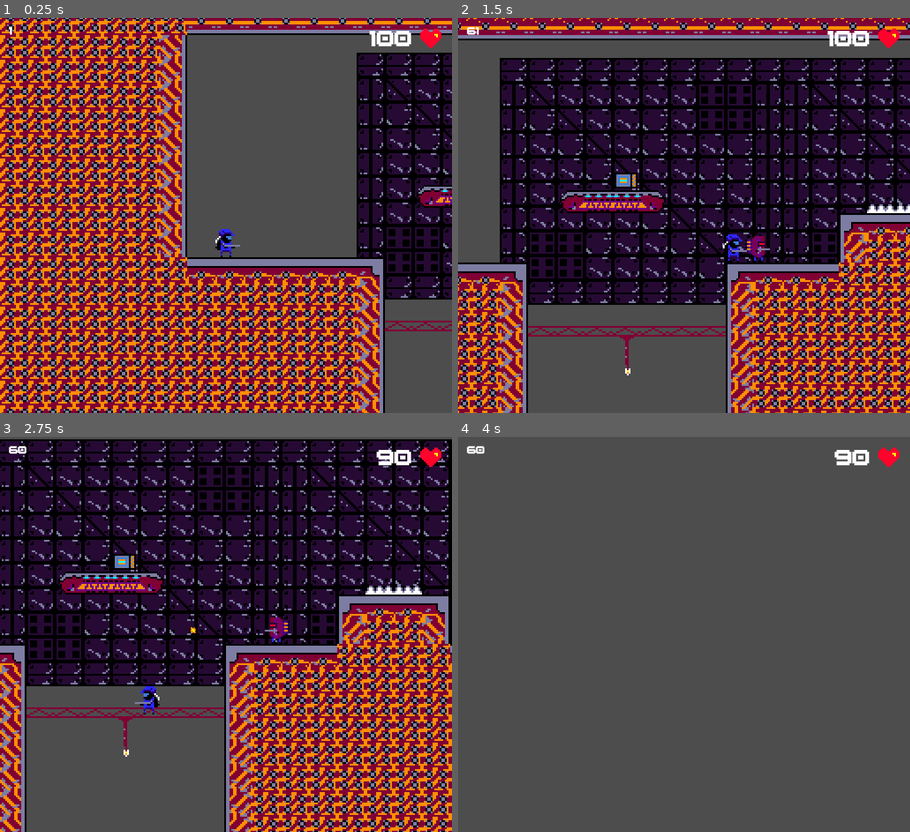
Above: before the commit, frames 1-4 (two rows, left to right).
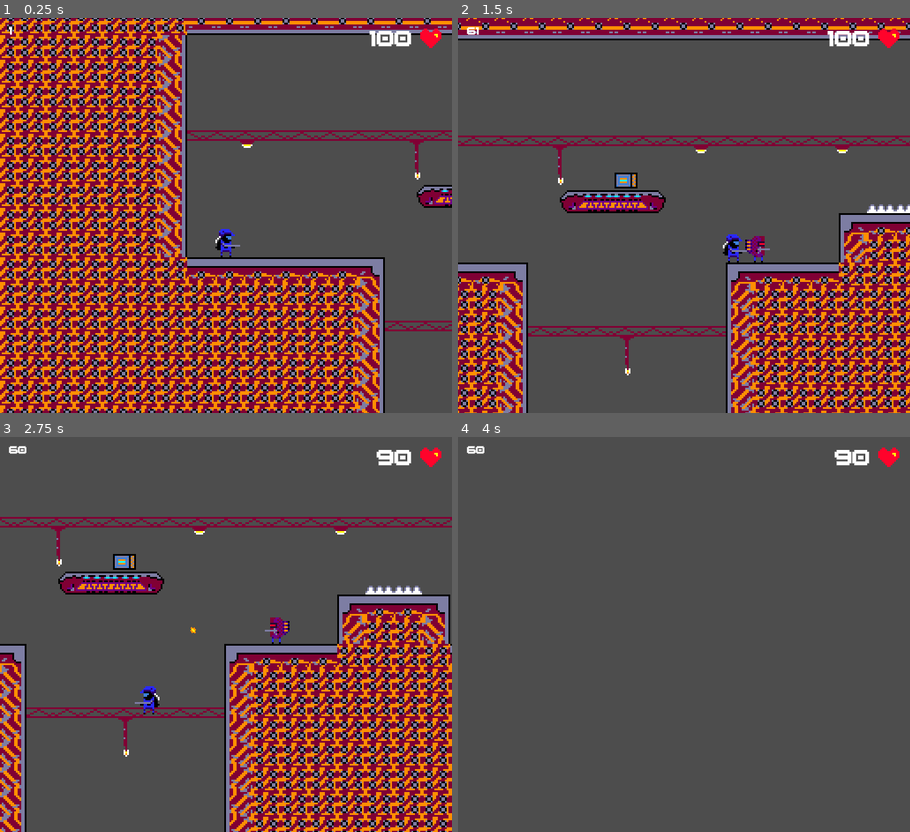
Above: after the commit, the same moments.

Repository: UnknownRori/bunker-the-game
Game: Godot game, scene res://scene/world.tscn
The game is run twice, just before and just after one commit, with the same random seed, the same clock (stepped at 60 frames per second) and the same inputs.
Inputs:
- Up to frame 1 (0.25 s): no input
- Up to frame 2 (1.5 s): tap Enter (Start) at 0.5 s; hold Right (right) from 0.53 s (still down); tap Z (A) at 0.6 s; tap Up (up) at 0.77 s; tap X (B) at 1.35 s
- Up to frame 3 (2.75 s): tap Up (up) at 1.52 s; release Right (right) at 2.03 s; hold Left (left) from 2.03 s (still down); tap Space (Select) at 2.1 s
- Up to frame 4 (4 s): release Left (left) at 2.78 s; hold Right (right) from 2.78 s (still down); tap Enter (Start) at 2.85 s; tap Up (up) at 3.02, 3.77 s; tap Z (A) at 3.6 s

The runs differ from the first frame. In frame 1, 13% of the frame differs, in the area x 41-100%, y 8-72%; in frame 2, 48%; in frame 3, 51%, in the area x 0-100%, y 0-64%; in frame 4, nothing differs.

Commit message:
📦 properly fix the first paralax

Diff:
--- a/scene/world.tscn
+++ b/scene/world.tscn
@@ -822,11 +822,12 @@
 [node name="ParallaxBackground" type="ParallaxBackground" parent="."]
 
 [node name="ParallaxLayer" type="ParallaxLayer" parent="ParallaxBackground"]
-position = Vector2(0, 136)
-motion_mirroring = Vector2(512, 0)
+position = Vector2(-6, 46)
+motion_mirroring = Vector2(256, 0)
 
 [node name="Sprite2D" type="Sprite2D" parent="ParallaxBackground/ParallaxLayer"]
 texture = ExtResource("3_pflic")
+centered = false
 
 [node name="Player" parent="." instance=ExtResource("1_y1asa")]
 position = Vector2(22, 94)
Binary file changed: assets/paralax.png
Not shown, changed: raw/paralax.tmx
